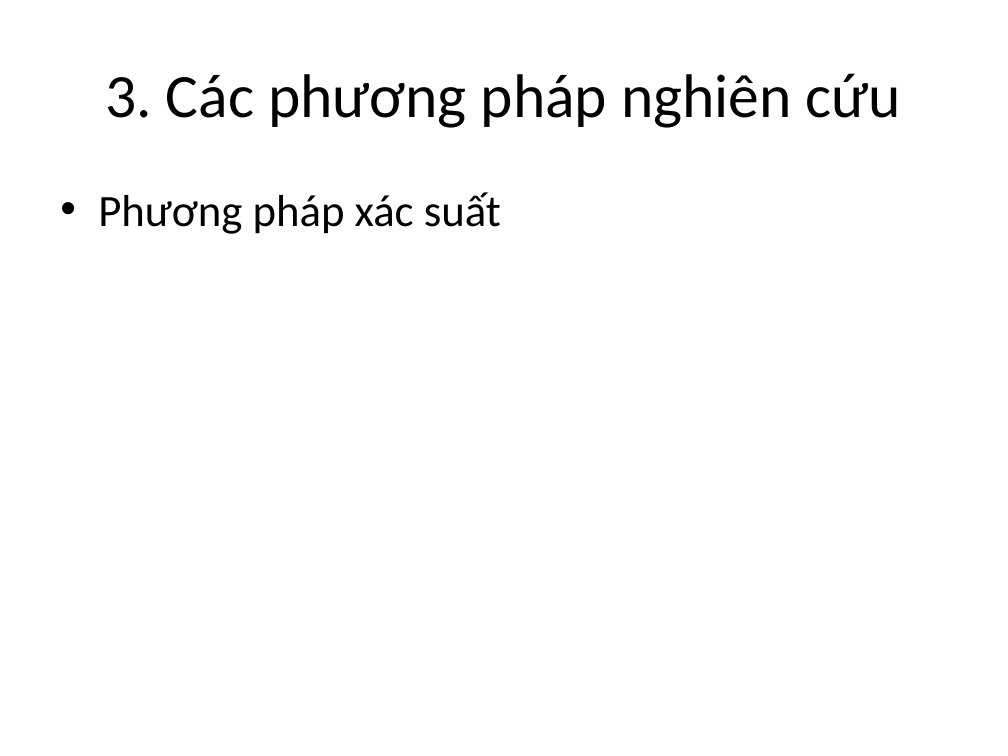
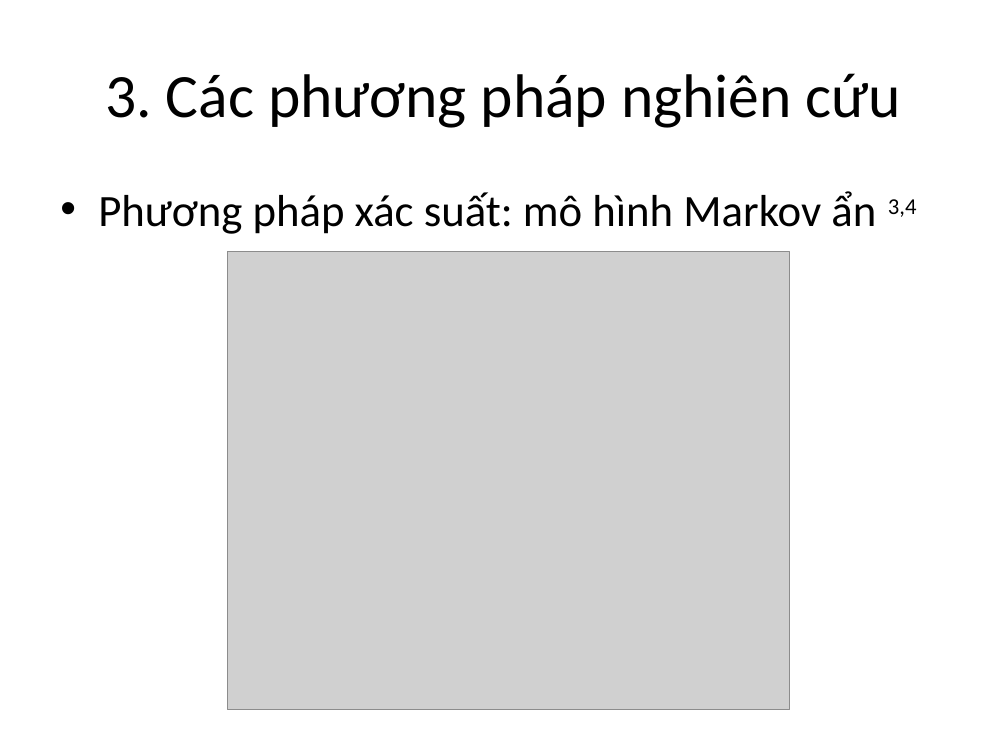
Before and after one commit to alidiepuit/master_ITS, a slide deck: slide 9 of New Microsoft PowerPoint Presentation.pptx. Drawn at 1008x756 pixels with LibreOffice and Linux fonts; fonts in the diff are those of the drawing; grey boxes stand for pictures. Boxes give left, top, right and bottom in pixels: in the first picture for what was removed or moved away, otherwise in the second. Text is boxed around its words. In the diff, an @@ line names an element or a change of style, - is before the commit and + after.

```diff
--- a/New Microsoft PowerPoint Presentation.pptx
+++ b/New Microsoft PowerPoint Presentation.pptx
@@ text at [98, 191, 917, 234]: text changed @@
-• Phương pháp xác suất
+• Phương pháp xác suất: mô hình Markov ẩn 3,4
@@ picture added at [228, 252, 790, 710] @@
```
Also in this commit, not shown: 6 other slides changed, 3 slides added.
